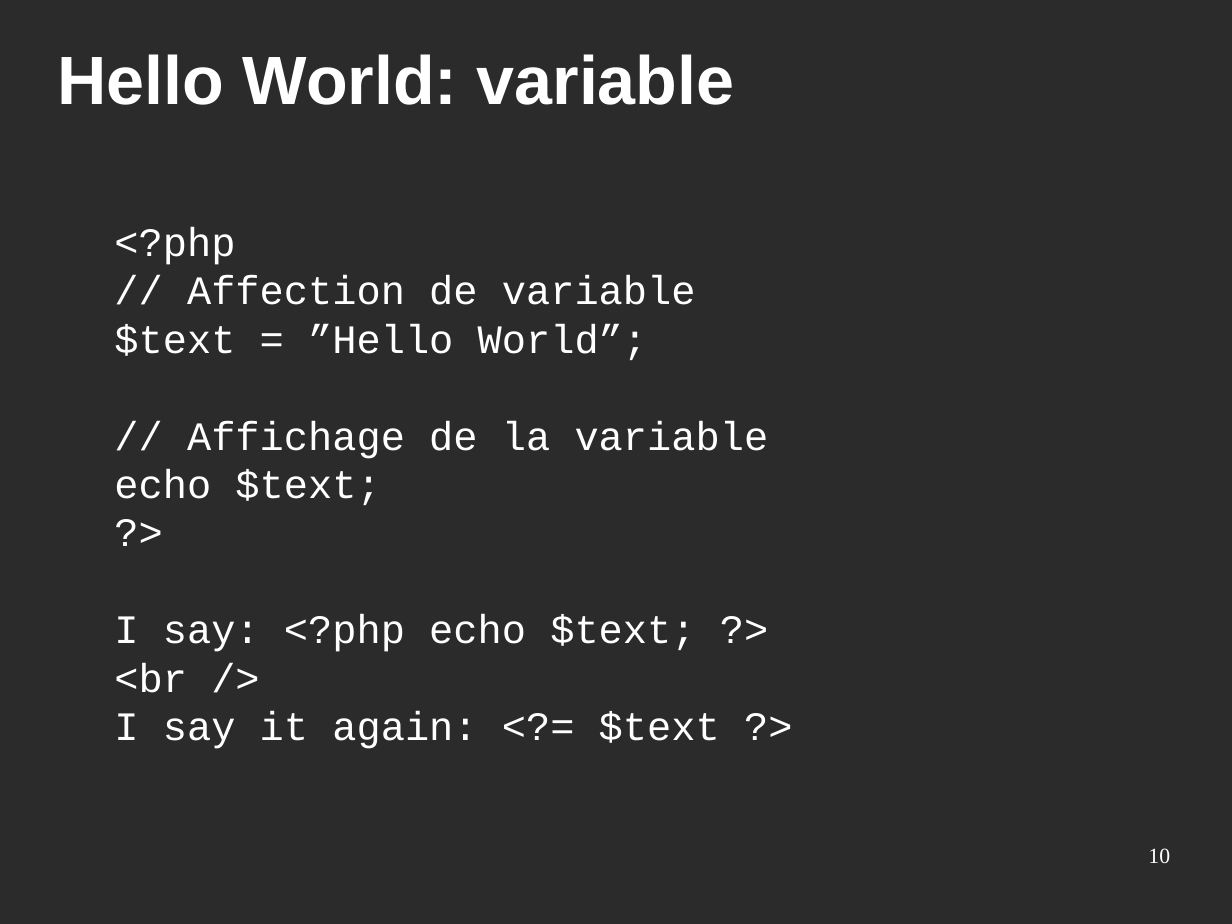
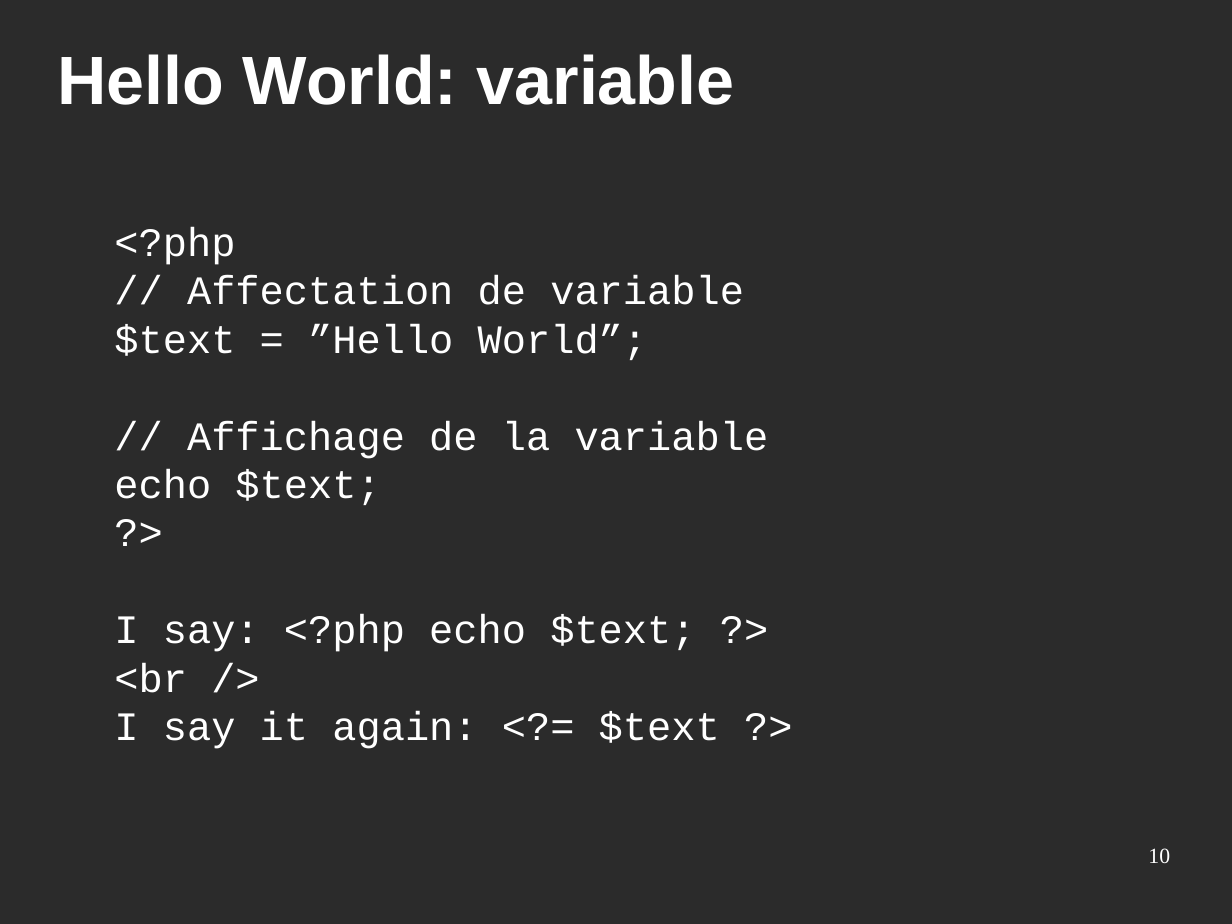
Before and after one commit to Eirbware/Formation, a slide deck: slide 10 of presentations/php.odp. Drawn at 1232x924 pixels with LibreOffice and Linux fonts; fonts in the diff are those of the drawing; background and template pictures are left out; a plain dark background stands for a picture behind light text. Boxes give left, top, right and bottom in pixels: in the first picture for what was removed or moved away, otherwise in the second. Text is boxed around its words. In the diff, an @@ line names an element or a change of style, - is before the commit and + after.

```diff
--- a/presentations/php.odp
+++ b/presentations/php.odp
@@ text at (x1=114, y1=227, x2=769, y2=749): text changed @@
-<?php
-// Affection de variable
-$text = ”Hello World”;
-// Affichage de la variable
-echo $text;
-?>
-I say: <?php echo $text; ?>
-<br />
-I say it again: <?= $text ?>
+<?php
+// Affectation de variable
+$text = ”Hello World”;
+// Affichage de la variable
+echo $text;
+?>
+I say: <?php echo $text; ?>
+<br />
+I say it again: <?= $text ?>
```
Also in this commit, not shown: 6 other slides changed, 2 other files.
